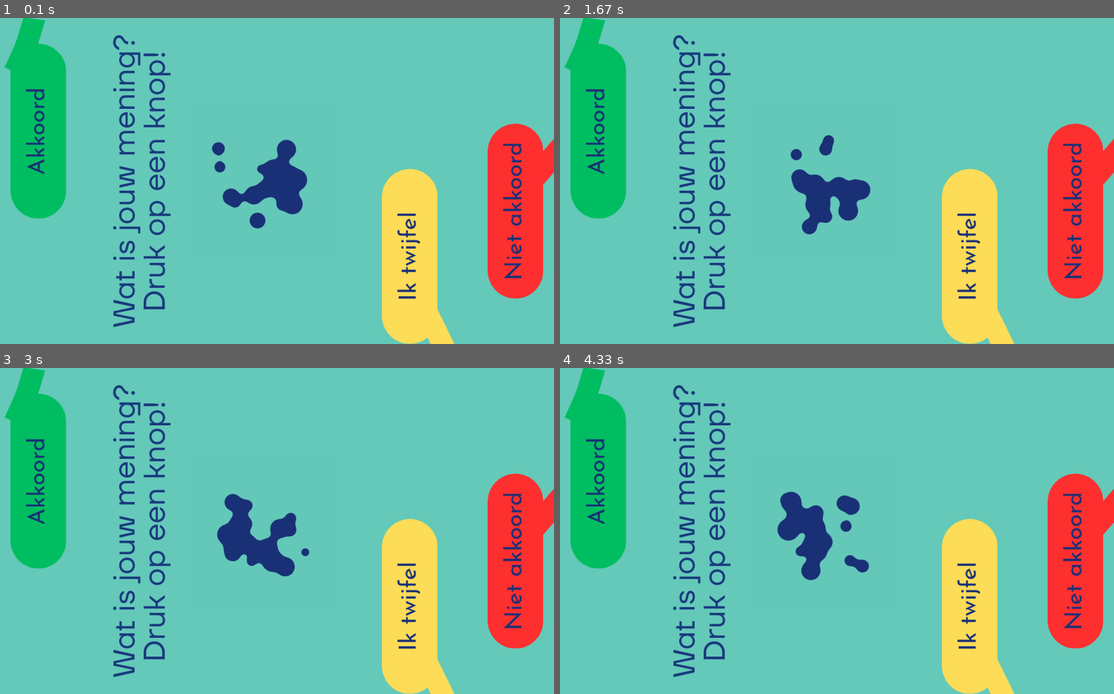
Above: before the commit, frames 1-4 (two rows, left to right).
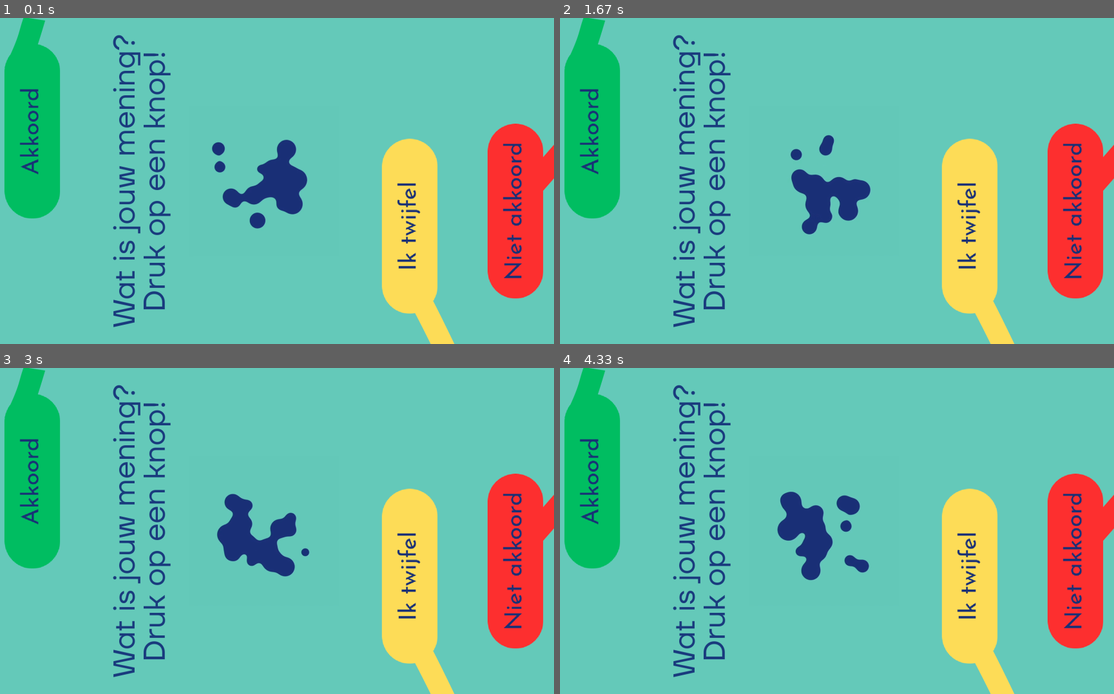
Above: after the commit, the same moments.

Repository: basbaccarne/comon_expo
Game: pygame game, started from src/main.py
Same seed, same stepped clock (60 frames per second), same inputs: the game is played once before the commit and once after it.
Inputs:
- Up to frame 1 (0.1 s): no input
- Up to frame 2 (1.67 s): no input
- Up to frame 3 (3 s): no input
- Up to frame 4 (4.33 s): no input

The runs differ from the first frame. In frame 1, 3.8% of the frame differs, in the area x 0-100%, y 7-100%; in frame 2, 3.8%; in frame 3, 3.8%; in frame 4, 3.8%.

Commit message:
poging reposition

Diff:
--- a/src/main.py
+++ b/src/main.py
@@ -184,16 +184,16 @@
 
     # end of the lines pngs
     position_green_line = (100, 0)
-    position_red_line = (1700, 280)
+    position_red_line = (1700, 300)
     position_yellow_line = (1380, 800)
     screen.blit(line_green, position_green_line)
     screen.blit(line_red, position_red_line)
     screen.blit(line_yellow, position_yellow_line)
 
     # vote choice pngs
-    position_akkooord = (120, 85)
+    position_akkooord = (100, 85)
     position_niet_akkooord = (1700, 350)
-    position_geen_mening = (1350, 500)
+    position_geen_mening = (1350, 400)
     screen.blit(akkoord, position_akkooord)
     screen.blit(niet_akkoord, position_niet_akkooord)
     screen.blit(geen_mening, position_geen_mening)
